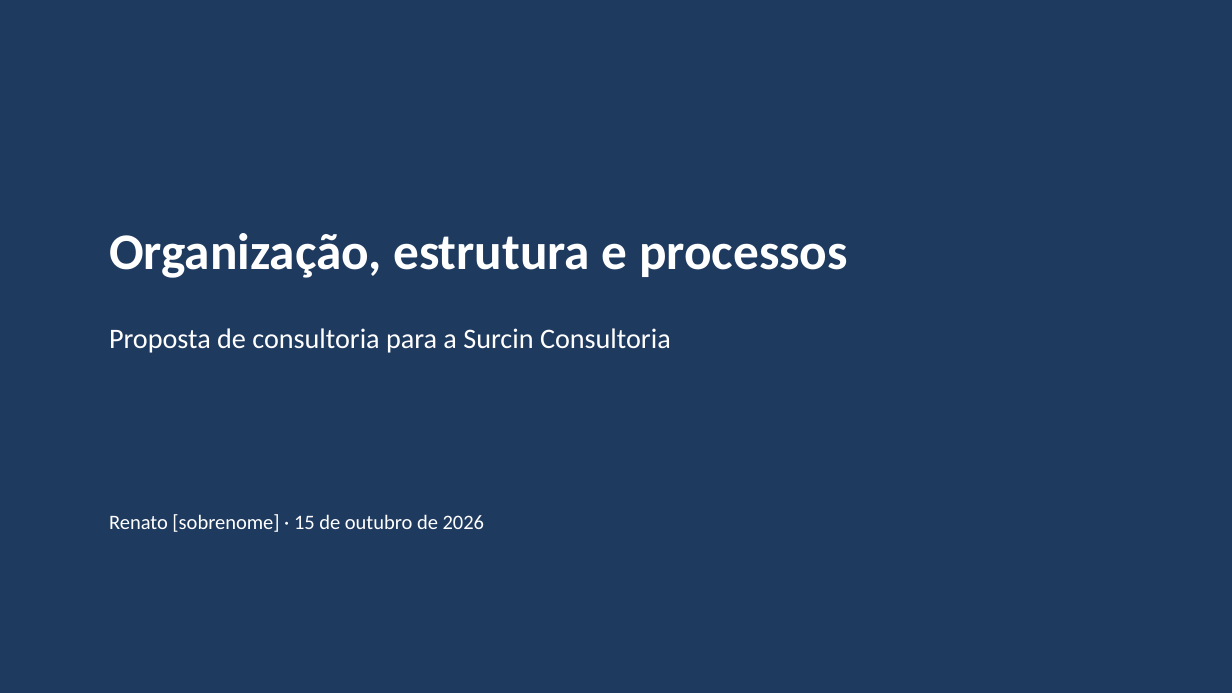
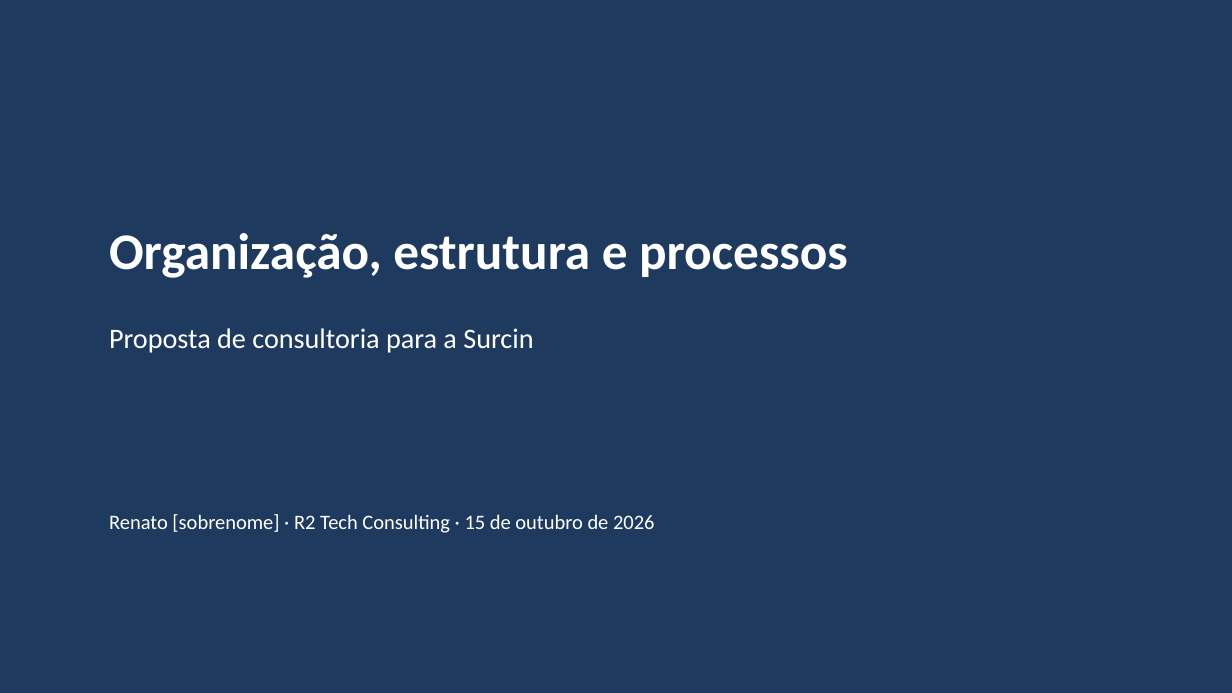
Before and after one commit to rromao-DS/Sourcin-Consultoria, a slide deck: slide 1 of proposta-surcin/06-apresentacao-proposta.pptx. Drawn at 1232x693 pixels with LibreOffice and Linux fonts; fonts in the diff are those of the drawing. Boxes give left, top, right and bottom in pixels: in the first picture for what was removed or moved away, otherwise in the second. Text is boxed around its words. In the diff, an @@ line names an element or a change of style, - is before the commit and + after.

```diff
--- a/proposta-surcin/06-apresentacao-proposta.pptx
+++ b/proposta-surcin/06-apresentacao-proposta.pptx
@@ text at (x1=109, y1=328, x2=533, y2=353): text changed @@
-Proposta de consultoria para a Surcin Consultoria
+Proposta de consultoria para a Surcin
@@ text at (x1=109, y1=514, x2=654, y2=533): text changed @@
-Renato [sobrenome] · 15 de outubro de 2026
+Renato [sobrenome] · R2 Tech Consulting · 15 de outubro de 2026
```
Also in this commit, not shown: 4 other slides changed, 4 slides added, 3 slides removed, 7 other files.
